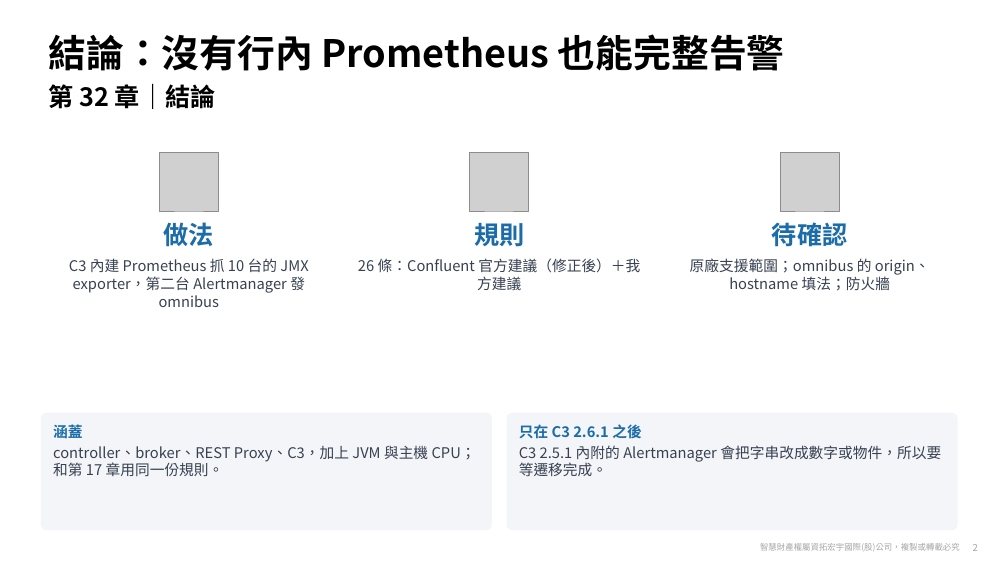
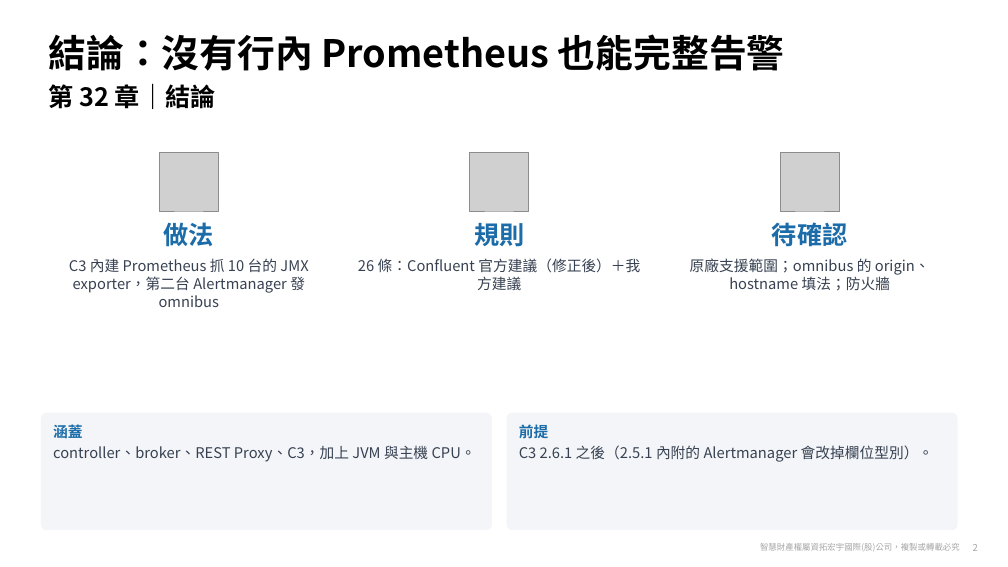
Before and after one commit to zxc81906119/kafka_install_ops, a slide deck: slide 2 of docs/Confluent-第32章-告警方案.pptx. Drawn at 1008x567 pixels with LibreOffice and Linux fonts; fonts in the diff are those of the drawing; grey boxes stand for pictures; background and template pictures are left out. Boxes give left, top, right and bottom in pixels: in the first picture for what was removed or moved away, otherwise in the second. Text is boxed around its words. In the diff, an @@ line names an element or a change of style, - is before the commit and + after.

```diff
--- a/docs/Confluent-第32章-告警方案.pptx
+++ b/docs/Confluent-第32章-告警方案.pptx
@@ text in rounded rectangle at <box>53,446,476,462</box>: text changed @@
-controller、broker、REST Proxy、C3，加上 JVM 與主機 CPU；和第 17 章用同一份規則。
+controller、broker、REST Proxy、C3，加上 JVM 與主機 CPU。
@@ text in rounded rectangle at <box>519,422,934,462</box>: text changed @@
-只在 C3 2.6.1 之後
-C3 2.5.1 內附的 Alertmanager 會把字串改成數字或物件，所以要等遷移完成。
+前提
+C3 2.6.1 之後（2.5.1 內附的 Alertmanager 會改掉欄位型別）。
```
Also in this commit, not shown: 15 other slides changed, 14 slides added, 7 other files.
